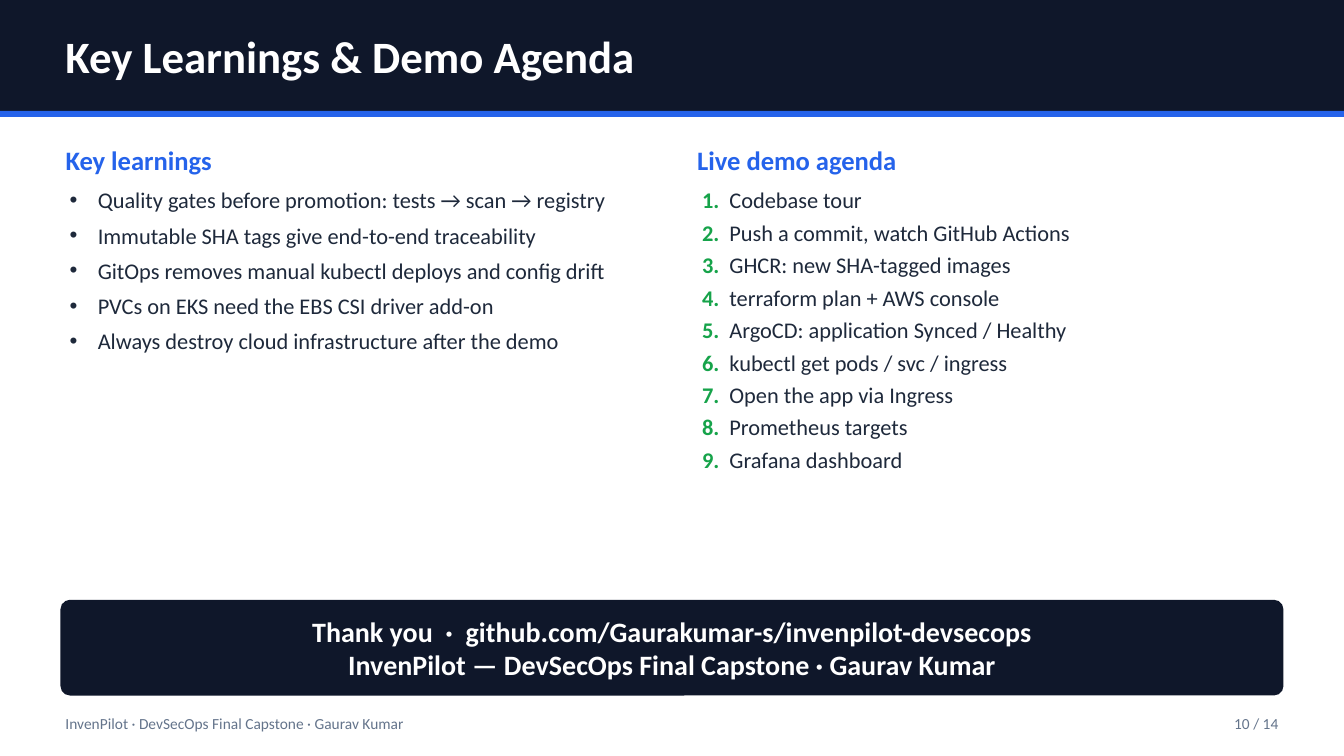
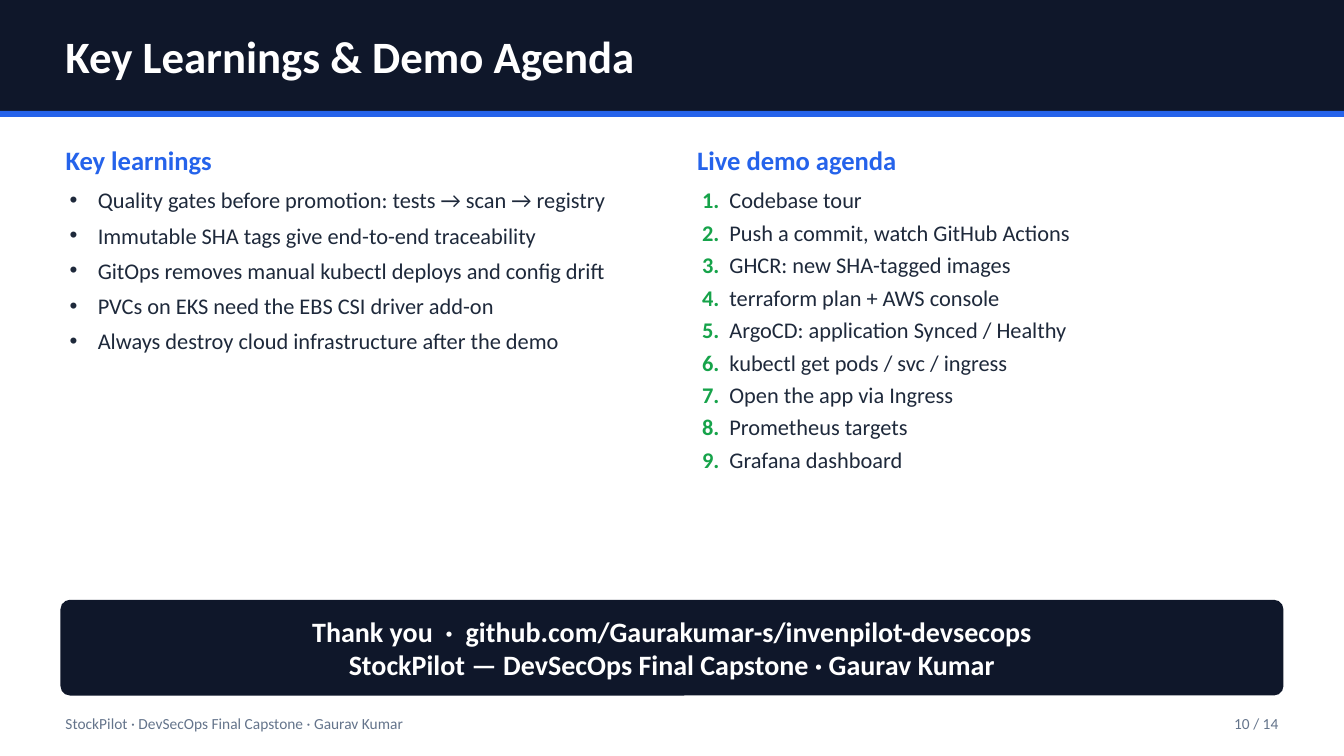
Before and after one commit to Gaurakumar-s/invenpilot-devsecops, a slide deck: slide 10 of demo/slides.pptx. Drawn at 1344x756 pixels with LibreOffice and Linux fonts; fonts in the diff are those of the drawing. Boxes give left, top, right and bottom in pixels: in the first picture for what was removed or moved away, otherwise in the second. Text is boxed around its words. In the diff, an @@ line names an element or a change of style, - is before the commit and + after.

Commit message:
revert: restore the StockPilot project name everywhere; repository stays invenpilot-devsecops

```diff
--- a/demo/slides.pptx
+++ b/demo/slides.pptx
@@ text at bbox=[349, 655, 995, 680]: text changed @@
-InvenPilot — DevSecOps Final Capstone · Gaurav Kumar
+StockPilot — DevSecOps Final Capstone · Gaurav Kumar
@@ text at bbox=[65, 718, 403, 732]: text changed @@
-InvenPilot · DevSecOps Final Capstone · Gaurav Kumar
+StockPilot · DevSecOps Final Capstone · Gaurav Kumar
```
Also in this commit, not shown: 13 other slides changed, 55 other files.
